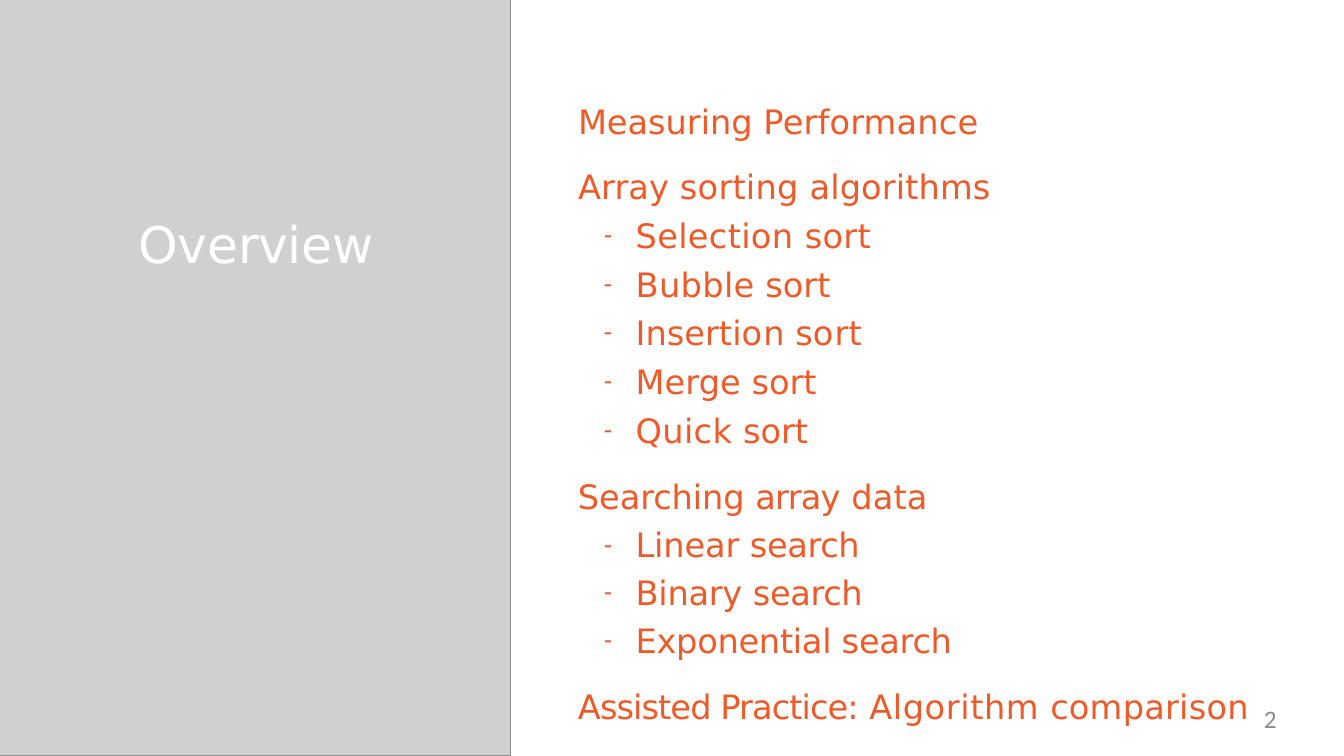
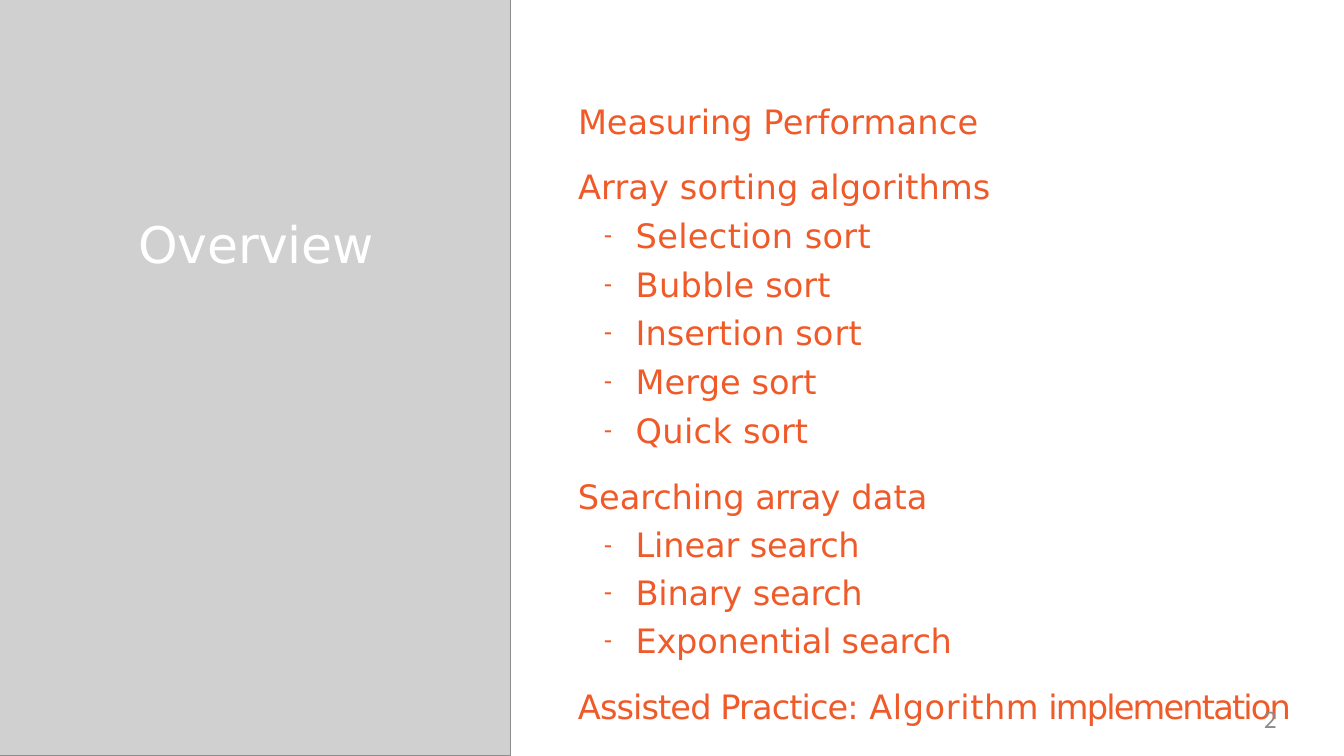
Before and after one commit to StevenJoseph19/DXC-FSD, a slide deck: slide 2 of 1. Core Java/Day 9/Slides/28. Sorting and Searching Array Data/sorting-and-searching-array-data-slides.pptx. Drawn at 1344x756 pixels with LibreOffice and Linux fonts; fonts in the diff are those of the drawing; grey boxes stand for pictures. Boxes give left, top, right and bottom in pixels: in the first picture for what was removed or moved away, otherwise in the second. Text is boxed around its words. In the diff, an @@ line names an element or a change of style, - is before the commit and + after.

```diff
--- a/1. Core Java/Day 9/Slides/28. Sorting and Searching Array Data/sorting-and-searching-array-data-slides.pptx
+++ b/1. Core Java/Day 9/Slides/28. Sorting and Searching Array Data/sorting-and-searching-array-data-slides.pptx
@@ text at (578,693,1291,726): text changed @@
-Assisted Practice: Algorithm comparison
+Assisted Practice: Algorithm implementation
```
Also in this commit, not shown: 1 other slide changed, 8 other files.
